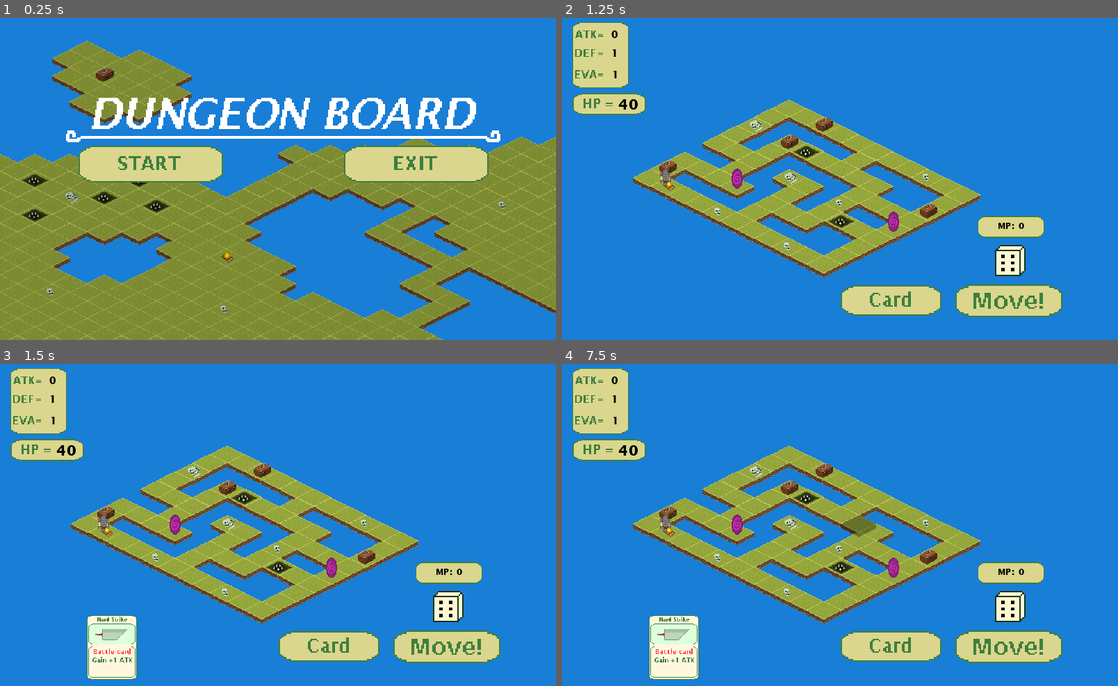
Above: before the commit, frames 1-4 (two rows, left to right).
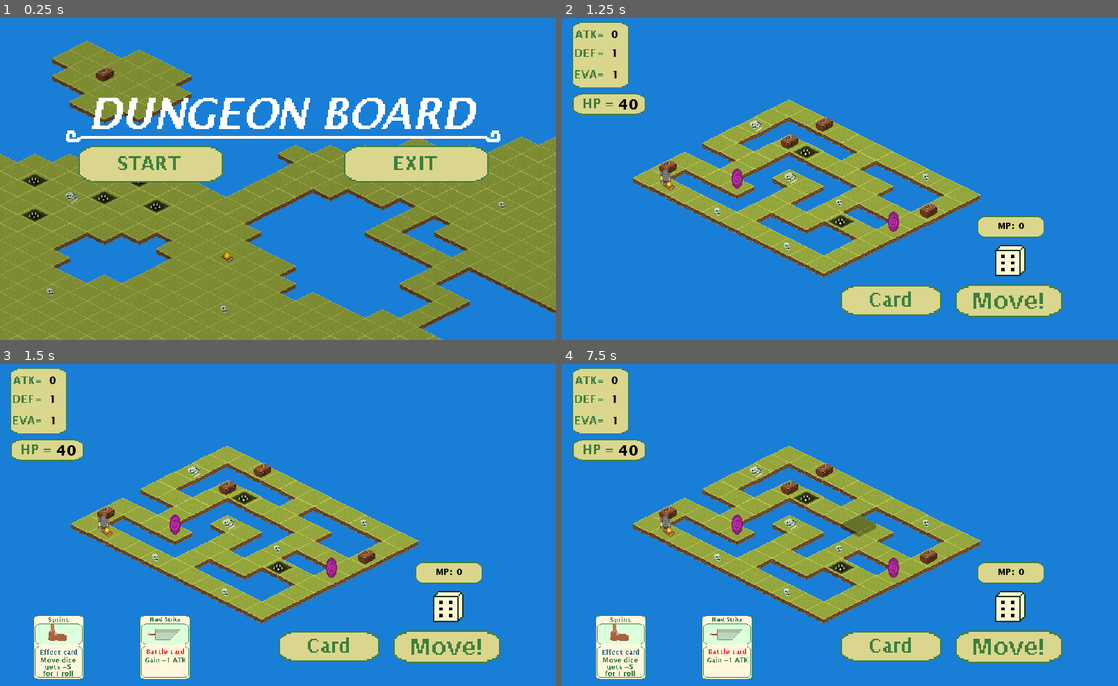
Above: after the commit, the same moments.

Repository: Patriks-Blauzda/Board-Game
Game: Godot game, scene res://MainMenu.tscn
The game is run twice, just before and just after one commit, with the same random seed, the same clock (stepped at 60 frames per second) and the same inputs.
Inputs (mouse positions are in pixels of both pictures, inside the frame that each line leads up to):
- Up to frame 1 (0.25 s): no input
- Up to frame 2 (1.25 s): click (712, 162) at 0.5 s
- Up to frame 3 (1.5 s): click (328, 647) at 1.25 s
- Up to frame 4 (7.5 s): click (728, 647) at 2.02 s; tap Enter at 2.75, 4.25, 5.75 s; move the mouse to (962, 508) at 2.77 s; hold D (right) 2.78-3.53 s; click (962, 508) at 2.92 s; tap Space at 3.5, 5, 6.5 s; move the mouse to (728, 541) at 3.52 s; hold Down (down) 3.53-4.28 s; move the mouse to (895, 450) at 4.27 s; hold D (right) 4.28-5.03 s; move the mouse to (812, 589) at 5.02 s; hold Up (up) 5.03-5.78 s; click (812, 589) at 5.17 s; move the mouse to (1006, 573) at 5.77 s; hold A (left) 5.78-7.28 s; move the mouse to (673, 473) at 6.52 s; move the mouse to (867, 525) at 7.27 s; hold Down (down) from 7.28 s (still down); click (867, 525) at 7.42 s

Frames 1-2 are identical in both runs. In frame 3, 5.4% of the frame differs, in the area x 6-35%, y 78-99%; in frame 4, 5.4%.

Commit message:
Fixed being able to use cards while moving

Diff:
--- a/Dungeon Board/Hand.gd
+++ b/Dungeon Board/Hand.gd
@@ -34,7 +34,7 @@
 func _ready():
 	var rng = RandomNumberGenerator.new()
 	rng.randomize()
-
+	add_card(3)
 	add_card(combat_cards[rng.randi_range(0,2)])
 
 	hide()
@@ -57,7 +57,7 @@
 		remove_card(card_list.find(card_self))
 
 
-	elif board_cards.has(card_index) && !Global.in_combat && !player.card_played:
+	elif board_cards.has(card_index) && !Global.in_combat && !player.card_played && player.movement_points == 0:
 		match card_index:
 			1:
 				player.hp += 1
@@ -66,5 +66,4 @@
 
 		player.card_played = true
 		hide()
-		print(card_self)
 		remove_card(card_list.find(card_self))
